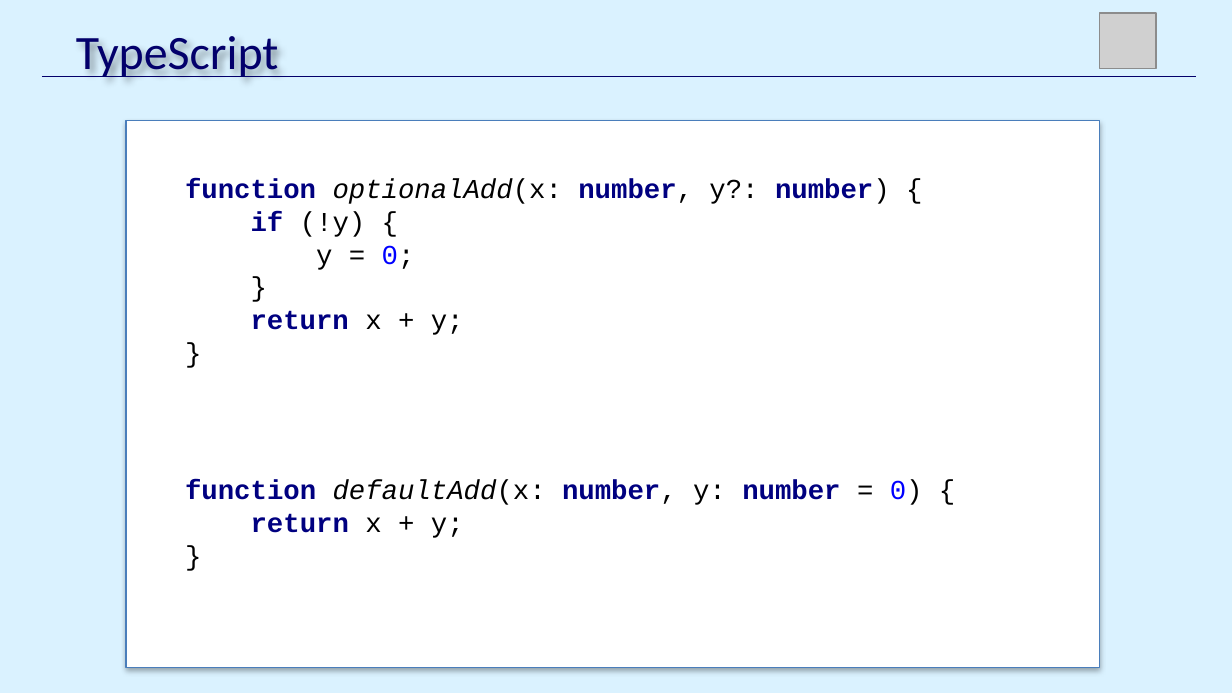
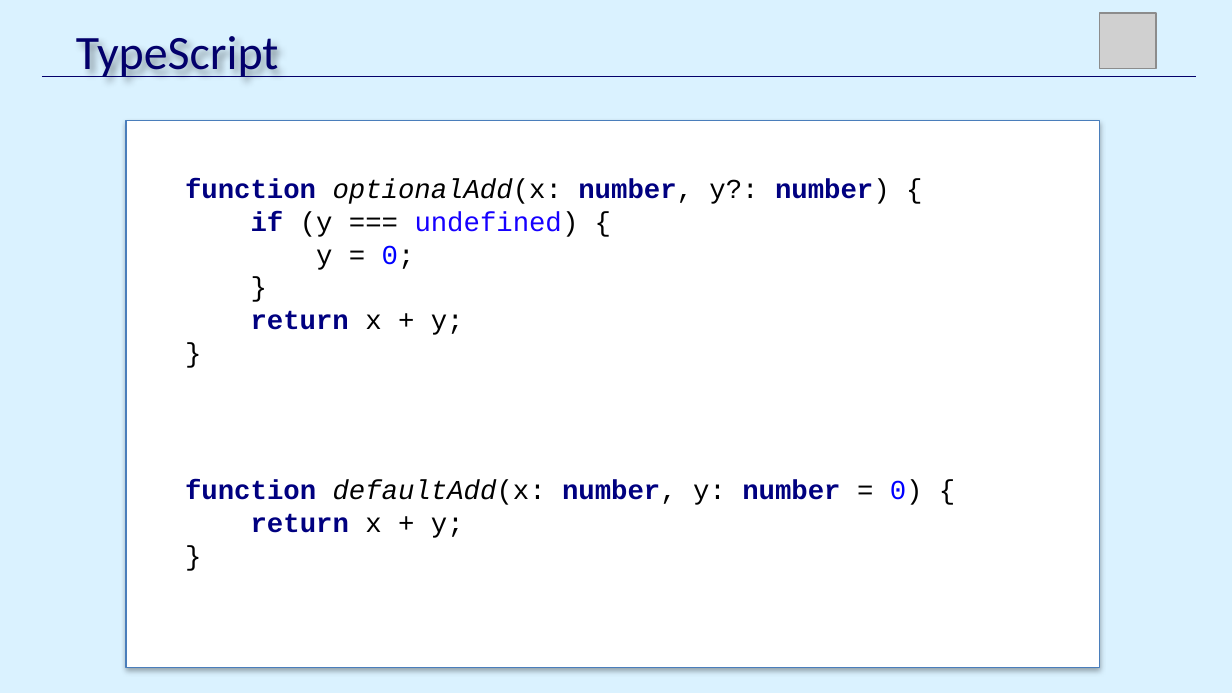
Before and after one commit to wvegteren/frontend-class, a slide deck: slide 33 of slides/FEC-4-TypeScript.pptx. Drawn at 1232x693 pixels with LibreOffice and Linux fonts; fonts in the diff are those of the drawing; grey boxes stand for pictures. Boxes give left, top, right and bottom in pixels: in the first picture for what was removed or moved away, otherwise in the second. Text is boxed around its words. In the diff, an @@ line names an element or a change of style, - is before the commit and + after.

Commit message:
Fixed `optionalAdd` on slide 33. PowerPoint is not the best IDE. Thanks Mark.

```diff
--- a/slides/FEC-4-TypeScript.pptx
+++ b/slides/FEC-4-TypeScript.pptx
@@ text at [185,179,890,335]: text changed @@
-function optionalAdd(x: number, y?: number) {
-if (!y) {
-y = 0;
-}
-return x + y;
-}
+function optionalAdd(x: number, y?: number) {
+if (y === undefined) {
+y = 0;
+}
+return x + y;
+}
```
